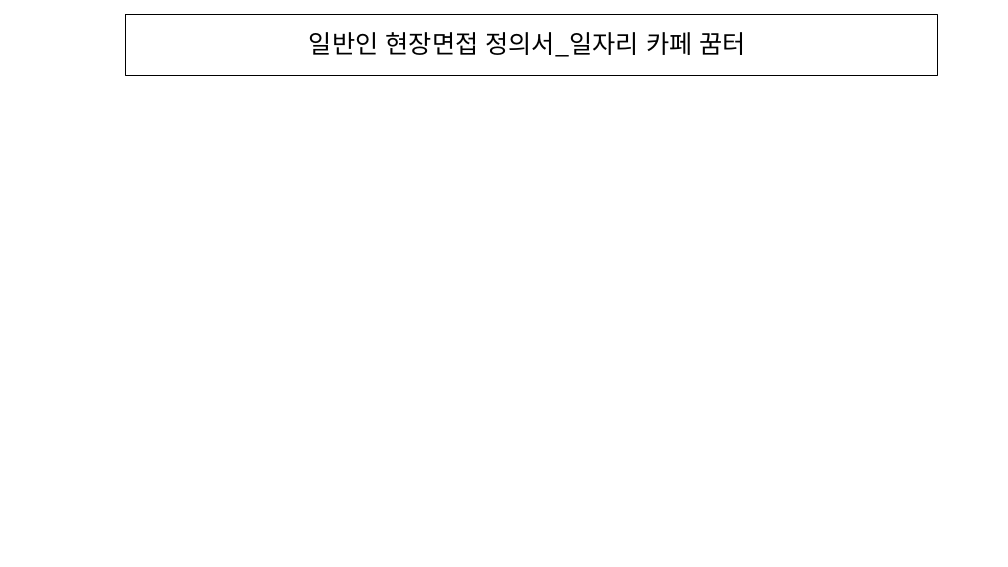
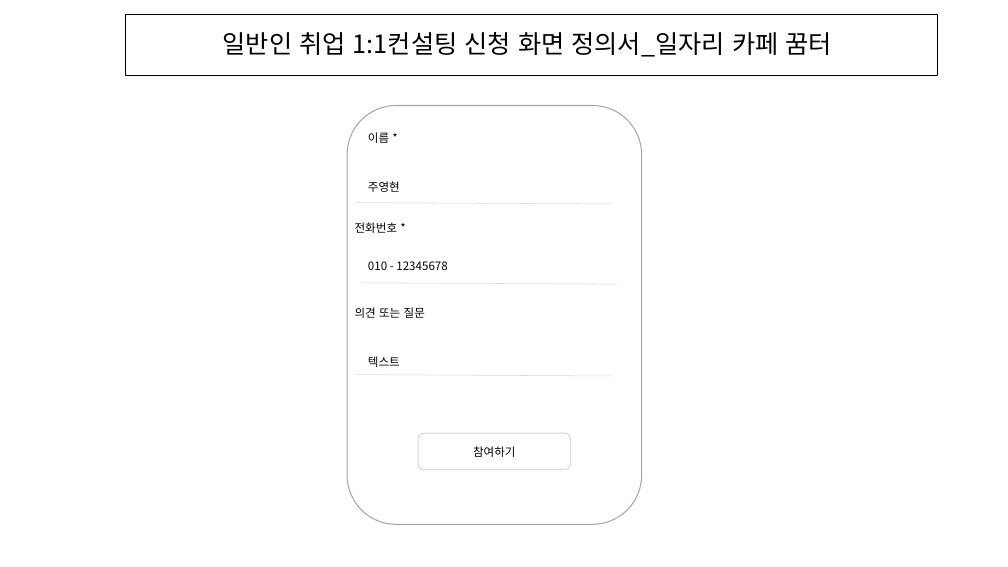
Before and after one commit to Sikeru/JOBJAVA, a slide deck: slide 19 of project/화면정의서/일자리카페 꿈터0.1.pptx (slide 17 before the commit). Drawn at 1008x567 pixels with LibreOffice and Linux fonts; fonts in the diff are those of the drawing. Boxes give left, top, right and bottom in pixels: in the first picture for what was removed or moved away, otherwise in the second. Text is boxed around its words. In the diff, an @@ line names an element or a change of style, - is before the commit and + after.

```diff
--- a/project/화면정의서/일자리카페 꿈터0.1.pptx
+++ b/project/화면정의서/일자리카페 꿈터0.1.pptx
@@ text in rectangle at bbox=[223, 32, 832, 57]: text changed @@
-일반인 현장면접 정의서_일자리 카페 꿈터
+일반인 취업 1:1컨설팅 신청 화면 정의서_일자리 카페 꿈터
@@ group added at bbox=[347, 106, 642, 525]: 6 texts, 3 lines, 2 rounded rectangles @@
+이름 *
+전화번호 *
+의견 또는 질문
+참여하기
+주영현
+010 - 12345678
+텍스트
```
Also in this commit, not shown: 12 other slides changed, 5 slides added.
